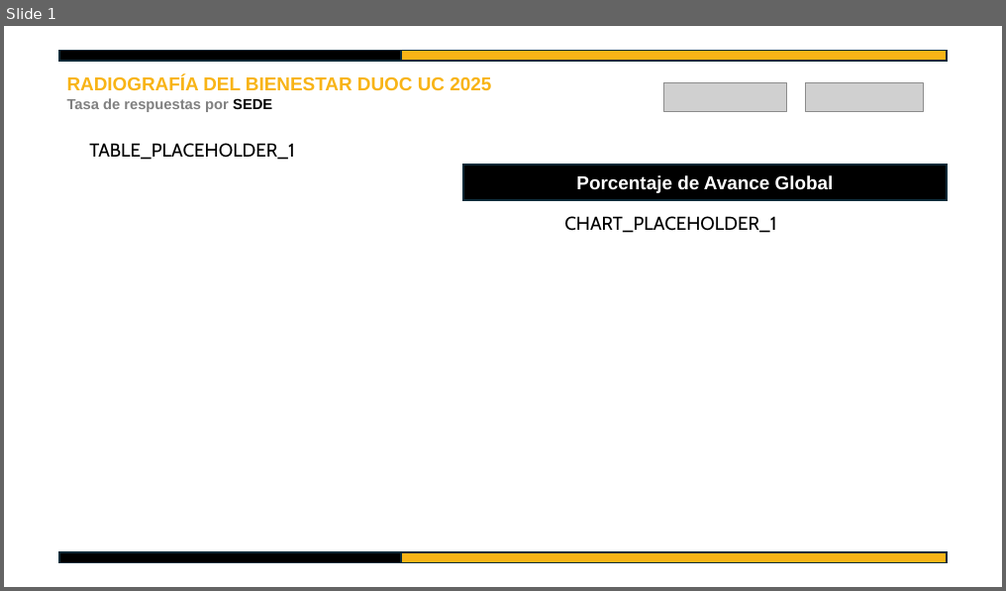
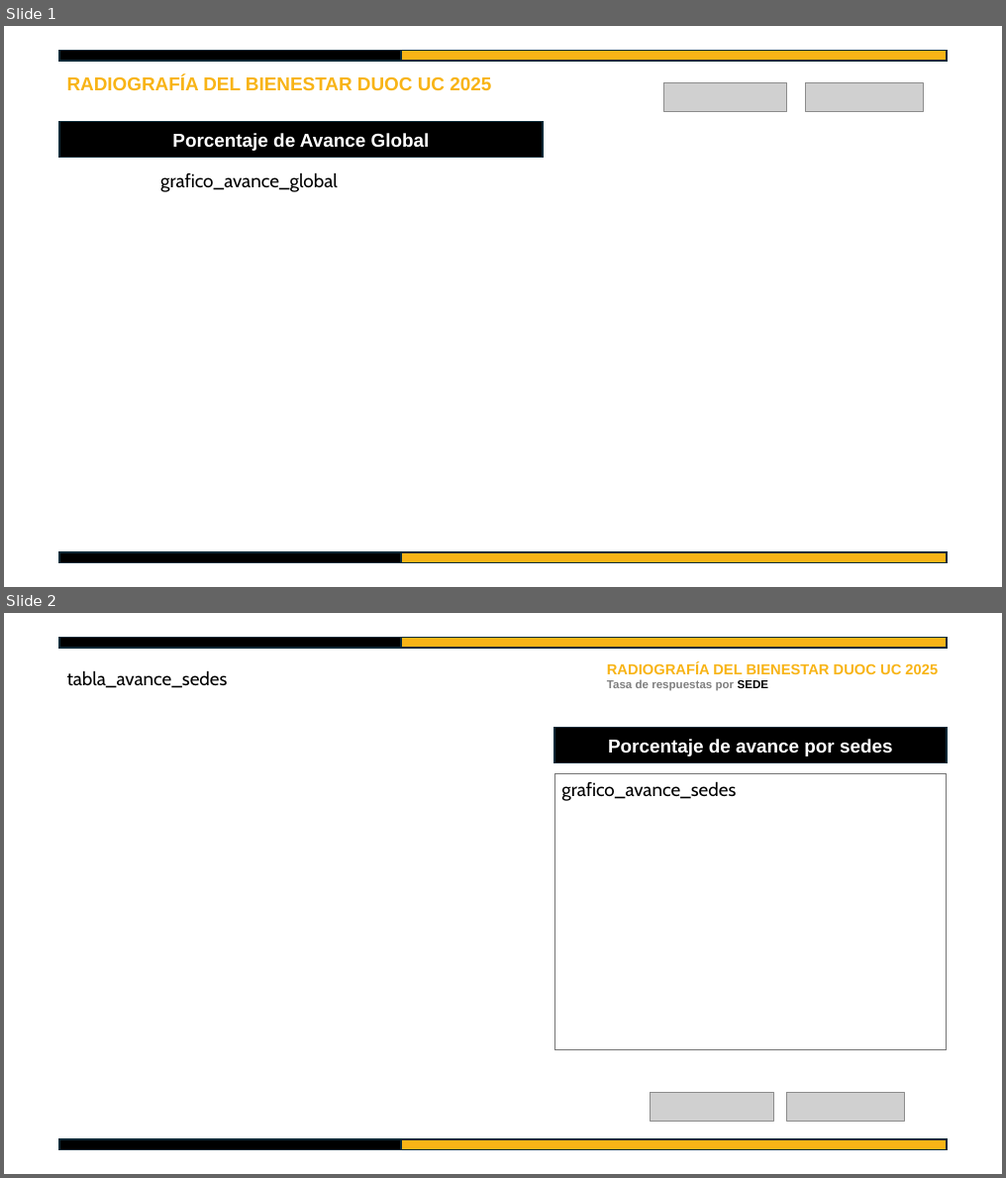
Before and after one commit to SebaValenzuela/Radiografia-del-Bienestar-DUOC-UC-2025, a slide deck: templates/radiografia_bienestar_duoc_2025.pptx. Shown one above the other, each under a label of ours: slide 1 before the commit, slides 1 and 2 after it. The pictures are 1006x591 and 1006x1178 pixels, drawn with LibreOffice and Linux fonts; fonts in the diff are those of the drawing; grey boxes stand for pictures. Boxes give left, top, right and bottom in pixels: in the first picture for what was removed or moved away, otherwise in the second. Text is boxed around its words. In the diff, an @@ line names an element or a change of style, - is before the commit and + after.

Commit message:
tasa de respuestas almost done

```diff
--- a/templates/radiografia_bienestar_duoc_2025.pptx
+++ b/templates/radiografia_bienestar_duoc_2025.pptx
@@ slide 2 added at box(4, 613, 1002, 1174), background #FFFFFF @@
@@ rectangle added at box(59, 637, 401, 648), fill #000000, outline #092A39 1.5 pt @@
@@ rectangle added at box(401, 637, 946, 648), fill #F8B416, outline #092A39 1.5 pt @@
@@ text added at box(67, 670, 228, 688), 18 pt, text #000000 @@
+tabla_avance_sedes
@@ text added at box(607, 663, 938, 691), 14 pt, text #F8B416, bold @@
+RADIOGRAFÍA DEL BIENESTAR DUOC UC 2025
+Tasa de respuestas por SEDE
@@ rectangle added at box(554, 728, 946, 762), fill #000000, outline #092A39 1.5 pt, 18 pt, text #FFFFFF, bold @@
+Porcentaje de avance por sedes
@@ rectangle added at box(554, 774, 946, 1050), outline #747474 0.75 pt, 18 pt, text #000000 @@
+grafico_avance_sedes
@@ picture added at box(650, 1092, 773, 1121) @@
@@ picture added at box(787, 1093, 905, 1122) @@
@@ rectangle added at box(59, 1140, 401, 1151), fill #000000, outline #092A39 1.5 pt @@
@@ rectangle added at box(401, 1140, 946, 1151), fill #F8B416, outline #092A39 1.5 pt @@
@@ slide 1 changed as well @@
@@ text at box(67, 98, 272, 112): paragraph removed @@
-Tasa de respuestas por SEDE
@@ rectangle "Porcentaje de Avance Global": place and size @@
-rectangle "Porcentaje de Avance Global" at box(463, 165, 946, 199)
+rectangle "Porcentaje de Avance Global" at box(59, 122, 543, 157)
@@ text removed at box(89, 143, 294, 160) @@
-TABLE_PLACEHOLDER_1
@@ text added at box(160, 173, 338, 192), 18 pt, text #000000 @@
+grafico_avance_global
@@ text removed at box(564, 216, 776, 233) @@
-CHART_PLACEHOLDER_1
```
Also in this commit, not shown: 2 other slides added, 1 slide removed, 5 other files.
